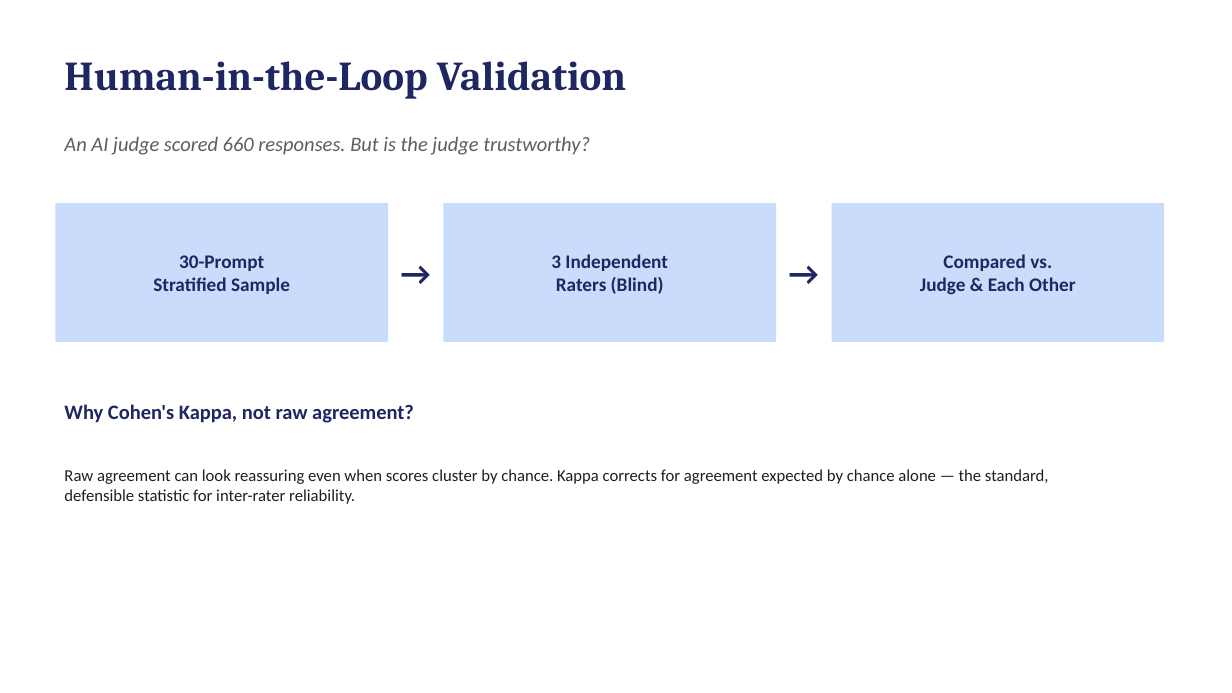
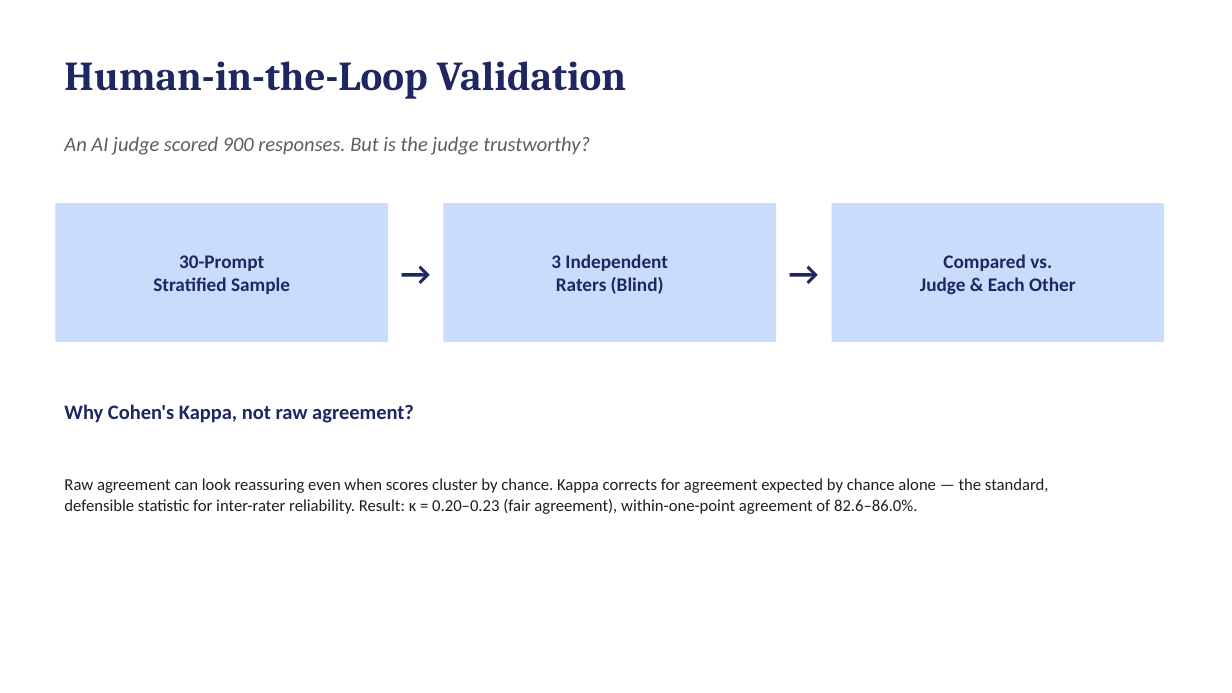
Before and after one commit to jazibasad/LLM-Benchmarking-Framework, a slide deck: slide 8 of 06_Final_Report/Final_Presentation.pptx. Drawn at 1232x693 pixels with LibreOffice and Linux fonts; fonts in the diff are those of the drawing. Boxes give left, top, right and bottom in pixels: in the first picture for what was removed or moved away, otherwise in the second. Text is boxed around its words. In the diff, an @@ line names an element or a change of style, - is before the commit and + after.

```diff
--- a/06_Final_Report/Final_Presentation.pptx
+++ b/06_Final_Report/Final_Presentation.pptx
@@ text at box(64, 136, 590, 155): text changed @@
-An AI judge scored 660 responses. But is the judge trustworthy?
+An AI judge scored 900 responses. But is the judge trustworthy?
@@ text at box(64, 478, 1049, 514): text changed @@
-Raw agreement can look reassuring even when scores cluster by chance. Kappa corrects for agreement expected by chance alone — the standard, defensible statistic for inter-rater reliability.
+Raw agreement can look reassuring even when scores cluster by chance. Kappa corrects for agreement expected by chance alone — the standard, defensible statistic for inter-rater reliability. Result: κ = 0.20–0.23 (fair agreement), within-one-point agreement of 82.6–86.0%.
```
Also in this commit, not shown: 4 other slides changed, 4 slides added, 3 other files.
